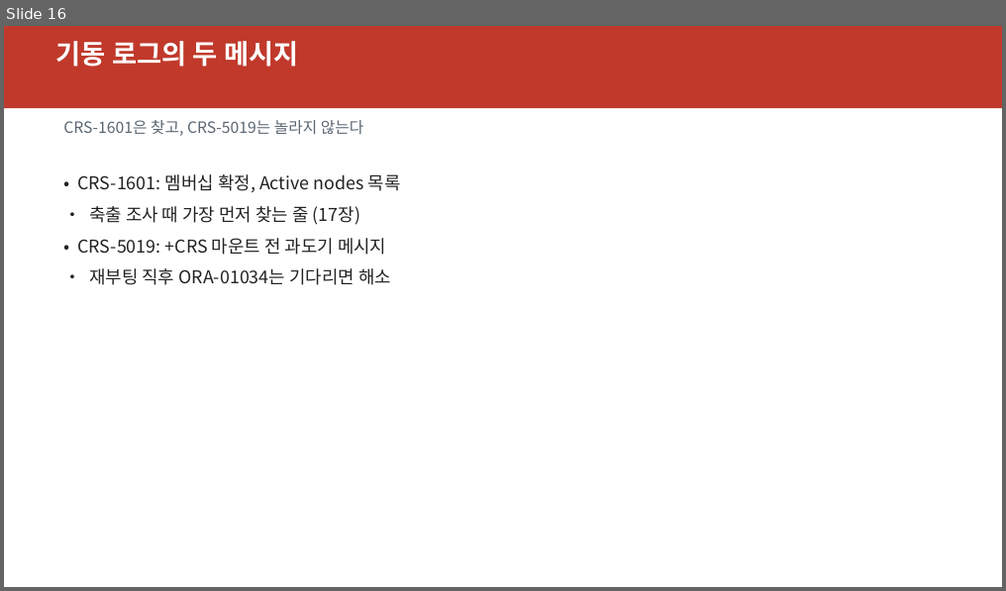
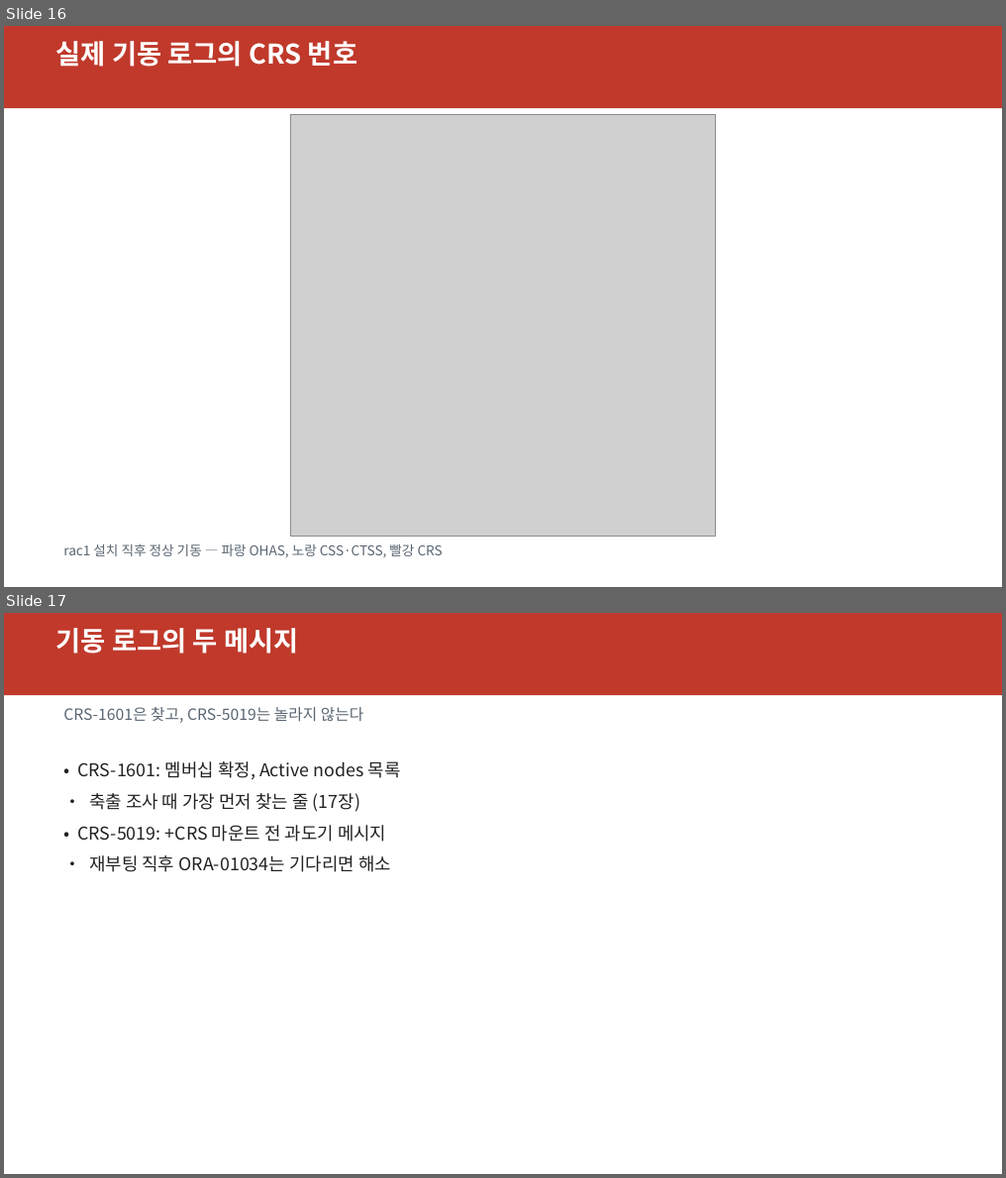
Before and after one commit to elpisk/OracleManual, a slide deck: RAC/5일과정/02장/2장_Clusterware구조와프로세스.pptx. Shown one above the other, each under a label of ours: slide 16 before the commit, slides 16 and 17 after it. The pictures are 1006x591 and 1006x1178 pixels, drawn with LibreOffice and Linux fonts; fonts in the diff are those of the drawing; grey boxes stand for pictures. Boxes give left, top, right and bottom in pixels: in the first picture for what was removed or moved away, otherwise in the second. Text is boxed around its words. In the diff, an @@ line names an element or a change of style, - is before the commit and + after.

```diff
--- a/RAC/5일과정/02장/2장_Clusterware구조와프로세스.pptx
+++ b/RAC/5일과정/02장/2장_Clusterware구조와프로세스.pptx
@@ slide 16 added at box(4, 26, 1002, 587), background #FFFFFF @@
@@ rectangle added at box(4, 26, 1002, 108), fill #C0392B @@
@@ text added at box(56, 41, 357, 67), 26 pt, text #FFFFFF, bold @@
+실제 기동 로그의 CRS 번호
@@ picture added at box(291, 114, 715, 537) @@
@@ text added at box(63, 544, 443, 559), 13 pt, text #5A6672 @@
+rac1 설치 직후 정상 기동 — 파랑 OHAS, 노랑 CSS·CTSS, 빨강 CRS
@@ what was slide 16 is now slide 17 @@
```
Also in this commit, not shown: 5 other files.
